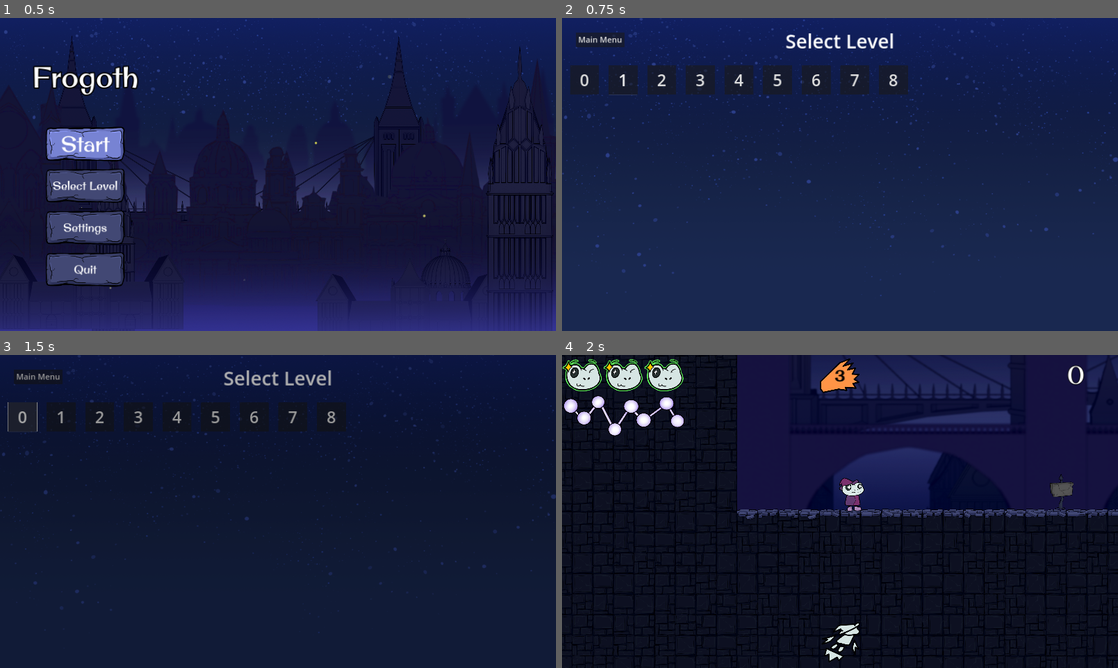
Above: before the commit, frames 1-4 (two rows, left to right).
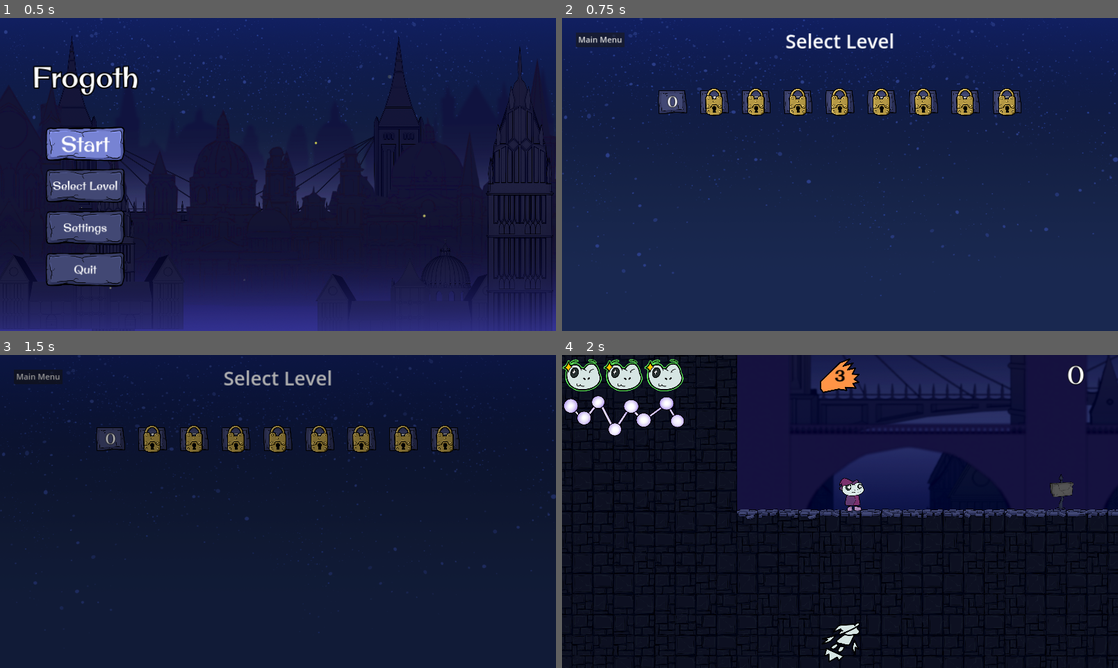
Above: after the commit, the same moments.

Repository: DerBrotDoktor/Frogoth
Game: Godot game, scene res://scenes/main/main.tscn
The game is run twice, just before and just after one commit, with the same random seed, the same clock (stepped at 60 frames per second) and the same inputs.
Inputs:
- Up to frame 1 (0.5 s): no input
- Up to frame 2 (0.75 s): click "Select Level" at 0.5 s
- Up to frame 3 (1.5 s): click "0" at 1.25 s
- Up to frame 4 (2 s): no input

Frame 1 is identical in both runs. In frame 2, 7.5% of the frame differs, in the area x 1-83%, y 15-32%; in frame 3, 3.5%; in frame 4, nothing differs.

Commit message:
Added: level lock

Diff:
--- a/scenes/main/main.gd
+++ b/scenes/main/main.gd
@@ -67,6 +67,7 @@
 	$Canvas.switch_to_child("LevelFinishScreen")
 	get_tree().paused = true
 	set_level_statistics()
+	$Canvas/LevelSelectMenu.unlock_level(current_level_index+1)
 	pass
 
 func next_level():
--- /dev/null
+++ b/scenes/menus/level_select_button.gd
@@ -0,0 +1,18 @@
+extends TextureButton
+
+signal load_level(number)
+@export var level_number :int
+
+func _ready():
+	$Text.text = str(level_number)
+
+func _on_pressed():
+	load_level.emit(level_number)
+
+func lock_button():
+	disabled = true
+	$LevelLock.visible = true
+
+func unlock_button():
+	disabled = false
+	$LevelLock.visible = false
--- /dev/null
+++ b/scenes/menus/level_select_button.tscn
@@ -0,0 +1,49 @@
+[gd_scene load_steps=5 format=3 uid="uid://csqng2jvrecie"]
+
+[ext_resource type="Texture2D" uid="uid://bl6l66n1vbsp" path="res://assets/ui/buttons/level_lock.png" id="1_15b1v"]
+[ext_resource type="Texture2D" uid="uid://blgw2jn54mjr1" path="res://assets/ui/buttons/level_select_button.png" id="1_g0i30"]
+[ext_resource type="Script" path="res://scenes/menus/level_select_button.gd" id="2_586bl"]
+[ext_resource type="FontFile" uid="uid://dkx15fd30kr63" path="res://assets/font/OriginalSurfer-Regular.ttf" id="3_gm6e8"]
+
+[node name="LevelSelectButton" type="TextureButton"]
+custom_minimum_size = Vector2(180, 180)
+offset_right = 180.0
+offset_bottom = 180.0
+texture_normal = ExtResource("1_g0i30")
+script = ExtResource("2_586bl")
+
+[node name="Text" type="Label" parent="."]
+layout_mode = 1
+anchors_preset = 15
+anchor_right = 1.0
+anchor_bottom = 1.0
+grow_horizontal = 2
+grow_vertical = 2
+theme_override_colors/font_outline_color = Color(0, 0, 0, 1)
+theme_override_constants/outline_size = 10
+theme_override_fonts/font = ExtResource("3_gm6e8")
+theme_override_font_sizes/font_size = 90
+text = "0"
+horizontal_alignment = 1
+vertical_alignment = 1
+
+[node name="LevelLock" type="TextureRect" parent="."]
+visible = false
+layout_mode = 1
+anchors_preset = 8
+anchor_left = 0.5
+anchor_top = 0.5
+anchor_right = 0.5
+anchor_bottom = 0.5
+offset_left = -128.0
+offset_top = -128.0
+offset_right = 128.0
+offset_bottom = 128.0
+grow_horizontal = 2
+grow_vertical = 2
+scale = Vector2(0.7, 0.7)
+pivot_offset = Vector2(128, 128)
+mouse_filter = 2
+texture = ExtResource("1_15b1v")
+
+[connection signal="pressed" from="." to="." method="_on_pressed"]
--- a/scenes/menus/level_select_menu.gd
+++ b/scenes/menus/level_select_menu.gd
@@ -1,16 +1,53 @@
 extends Control
 
+@export var level_amount :int
+@export var level_buttons :Array[TextureButton]
 
+var save_path = "user://leveldata.save"
+var level_locked = []
+
+func _ready():
+	load_data()
 
 func load_level(number:int):
-	get_parent().load_level_by_index(number-1)
-
+	get_parent().load_level_by_index(number)
 
 func _on_visibility_changed():
-	if $VerticalContainer/LevelMargin/LevelGrid/Level1Button.is_inside_tree() and visible:
+	if $VerticalContainer/LevelMargin/LevelGrid/LevelButton0.is_inside_tree() and visible:
+		set_button_locks()
 		get_tree().paused = true
-		$VerticalContainer/LevelMargin/LevelGrid/Level1Button.grab_focus()
-
+		$VerticalContainer/LevelMargin/LevelGrid/LevelButton0.grab_focus()
 
 func _on_back_button_pressed():
 	get_parent().switch_to_child("MainMenu")
+
+func unlock_level(number):
+	if number < level_locked.size():
+		level_locked[number] = false
+		save()
+
+func set_button_locks():
+	for i in range(level_amount):
+		if level_locked[i]:
+			level_buttons[i].lock_button()
+		else:
+			level_buttons[i].unlock_button()
+
+func load_data():
+	if FileAccess.file_exists(save_path):
+		var file = FileAccess.open(save_path, FileAccess.READ)
+		level_locked = file.get_var()
+	else:
+		new_data()
+	print("LOAD: ", level_locked)
+
+func save():
+	var file = FileAccess.open(save_path, FileAccess.WRITE)
+	file.store_var(level_locked)
+
+func new_data():
+	level_locked.clear()
+	level_locked.append(false)
+	for i in range (1,level_amount):
+		level_locked.append(true)
+	print("save: ", level_locked)
--- a/scenes/menus/level_select_menu.tscn
+++ b/scenes/menus/level_select_menu.tscn
@@ -1,7 +1,8 @@
-[gd_scene load_steps=7 format=3 uid="uid://byylmvxjebsun"]
+[gd_scene load_steps=8 format=3 uid="uid://byylmvxjebsun"]
 
 [ext_resource type="Script" path="res://scenes/menus/level_select_menu.gd" id="1_8ktxo"]
 [ext_resource type="Texture2D" uid="uid://m30ojk8eyhbr" path="res://assets/parallax/sky.png" id="2_v8a2s"]
+[ext_resource type="PackedScene" uid="uid://csqng2jvrecie" path="res://scenes/menus/level_select_button.tscn" id="3_r7r17"]
 
 [sub_resource type="LabelSettings" id="LabelSettings_3fn0t"]
 font_size = 120
@@ -16,7 +17,7 @@
 [sub_resource type="Shortcut" id="Shortcut_mvqwp"]
 events = [SubResource("InputEventKey_h1mgi"), SubResource("InputEventJoypadButton_h8bnw")]
 
-[node name="LevelSelectMenu" type="Control"]
+[node name="LevelSelectMenu" type="Control" node_paths=PackedStringArray("level_buttons")]
 layout_mode = 3
 anchors_preset = 15
 anchor_right = 1.0
@@ -24,6 +25,8 @@
 grow_horizontal = 2
 grow_vertical = 2
 script = ExtResource("1_8ktxo")
+level_amount = 9
+level_buttons = [NodePath("VerticalContainer/LevelMargin/LevelGrid/LevelButton0"), NodePath("VerticalContainer/LevelMargin/LevelGrid/LevelButton1"), NodePath("VerticalContainer/LevelMargin/LevelGrid/LevelButton2"), NodePath("VerticalContainer/LevelMargin/LevelGrid/LevelButton3"), NodePath("VerticalContainer/LevelMargin/LevelGrid/LevelButton4"), NodePath("VerticalContainer/LevelMargin/LevelGrid/LevelButton5"), NodePath("VerticalContainer/LevelMargin/LevelGrid/LevelButton6"), NodePath("VerticalContainer/LevelMargin/LevelGrid/LevelButton7"), NodePath("VerticalContainer/LevelMargin/LevelGrid/LevelButton8")]
 
 [node name="Background" type="TextureRect" parent="."]
 layout_mode = 1
@@ -57,81 +60,48 @@
 [node name="LevelMargin" type="MarginContainer" parent="VerticalContainer"]
 layout_mode = 2
 theme_override_constants/margin_left = 50
-theme_override_constants/margin_top = 50
+theme_override_constants/margin_top = 150
 theme_override_constants/margin_right = 50
 theme_override_constants/margin_bottom = 50
 
-[node name="LevelGrid" type="GridContainer" parent="VerticalContainer/LevelMargin"]
+[node name="LevelGrid" type="HBoxContainer" parent="VerticalContainer/LevelMargin"]
 layout_mode = 2
-theme_override_constants/h_separation = 60
-theme_override_constants/v_separation = 20
-columns = 9
+alignment = 1
 
-[node name="Level0Button" type="Button" parent="VerticalContainer/LevelMargin/LevelGrid"]
-custom_minimum_size = Vector2(180, 180)
+[node name="LevelButton0" parent="VerticalContainer/LevelMargin/LevelGrid" instance=ExtResource("3_r7r17")]
 layout_mode = 2
-focus_neighbor_top = NodePath("../../../../BackButton")
-focus_neighbor_bottom = NodePath("../Level2Button")
-theme_override_font_sizes/font_size = 100
-text = "0"
 
-[node name="Level1Button" type="Button" parent="VerticalContainer/LevelMargin/LevelGrid"]
-custom_minimum_size = Vector2(180, 180)
+[node name="LevelButton1" parent="VerticalContainer/LevelMargin/LevelGrid" instance=ExtResource("3_r7r17")]
 layout_mode = 2
-focus_neighbor_top = NodePath("../../../../BackButton")
-focus_neighbor_bottom = NodePath("../Level2Button")
-theme_override_font_sizes/font_size = 100
-text = "1"
+level_number = 1
 
-[node name="Level2Button" type="Button" parent="VerticalContainer/LevelMargin/LevelGrid"]
-custom_minimum_size = Vector2(180, 180)
+[node name="LevelButton2" parent="VerticalContainer/LevelMargin/LevelGrid" instance=ExtResource("3_r7r17")]
 layout_mode = 2
-focus_neighbor_top = NodePath("../Level1Button")
-focus_neighbor_bottom = NodePath("../Level3Button")
-theme_override_font_sizes/font_size = 100
-text = "2
-"
+level_number = 2
 
-[node name="Level3Button" type="Button" parent="VerticalContainer/LevelMargin/LevelGrid"]
-custom_minimum_size = Vector2(180, 180)
+[node name="LevelButton3" parent="VerticalContainer/LevelMargin/LevelGrid" instance=ExtResource("3_r7r17")]
 layout_mode = 2
-focus_neighbor_top = NodePath("../Level2Button")
-focus_neighbor_bottom = NodePath("../Level4Button")
-theme_override_font_sizes/font_size = 100
-text = "3
-"
+level_number = 3
 
-[node name="Level4Button" type="Button" parent="VerticalContainer/LevelMargin/LevelGrid"]
-custom_minimum_size = Vector2(180, 180)
+[node name="LevelButton4" parent="VerticalContainer/LevelMargin/LevelGrid" instance=ExtResource("3_r7r17")]
 layout_mode = 2
-focus_neighbor_top = NodePath("../Level3Button")
-theme_override_font_sizes/font_size = 100
-text = "4
-"
+level_number = 4
 
-[node name="Level5Button" type="Button" parent="VerticalContainer/LevelMargin/LevelGrid"]
-custom_minimum_size = Vector2(180, 180)
+[node name="LevelButton5" parent="VerticalContainer/LevelMargin/LevelGrid" instance=ExtResource("3_r7r17")]
 layout_mode = 2
-theme_override_font_sizes/font_size = 100
-text = "5"
+level_number = 5
 
-[node name="Level6Button" type="Button" parent="VerticalContainer/LevelMargin/LevelGrid"]
-custom_minimum_size = Vector2(180, 180)
+[node name="LevelButton6" parent="VerticalContainer/LevelMargin/LevelGrid" instance=ExtResource("3_r7r17")]
 layout_mode = 2
-theme_override_font_sizes/font_size = 100
-text = "6"
+level_number = 6
 
-[node name="Level7Button" type="Button" parent="VerticalContainer/LevelMargin/LevelGrid"]
-custom_minimum_size = Vector2(180, 180)
+[node name="LevelButton7" parent="VerticalContainer/LevelMargin/LevelGrid" instance=ExtResource("3_r7r17")]
 layout_mode = 2
-theme_override_font_sizes/font_size = 100
-text = "7"
+level_number = 7
 
-[node name="Level8Button" type="Button" parent="VerticalContainer/LevelMargin/LevelGrid"]
-custom_minimum_size = Vector2(180, 180)
+[node name="LevelButton8" parent="VerticalContainer/LevelMargin/LevelGrid" instance=ExtResource("3_r7r17")]
 layout_mode = 2
-theme_override_font_sizes/font_size = 100
-text = "8"
+level_number = 8
 
 [node name="BackButton" type="Button" parent="."]
 layout_mode = 0
@@ -139,19 +109,18 @@
 offset_top = 90.0
 offset_right = 388.0
 offset_bottom = 180.0
-focus_neighbor_bottom = NodePath("../VerticalContainer/LevelMargin/LevelGrid/Level1Button")
 theme_override_font_sizes/font_size = 50
 shortcut = SubResource("Shortcut_mvqwp")
 text = "Main Menu"
 
 [connection signal="visibility_changed" from="." to="." method="_on_visibility_changed"]
-[connection signal="pressed" from="VerticalContainer/LevelMargin/LevelGrid/Level0Button" to="." method="load_level" binds= [1]]
-[connection signal="pressed" from="VerticalContainer/LevelMargin/LevelGrid/Level1Button" to="." method="load_level" binds= [2]]
-[connection signal="pressed" from="VerticalContainer/LevelMargin/LevelGrid/Level2Button" to="." method="load_level" binds= [3]]
-[connection signal="pressed" from="VerticalContainer/LevelMargin/LevelGrid/Level3Button" to="." method="load_level" binds= [4]]
-[connection signal="pressed" from="VerticalContainer/LevelMargin/LevelGrid/Level4Button" to="." method="load_level" binds= [5]]
-[connection signal="pressed" from="VerticalContainer/LevelMargin/LevelGrid/Level5Button" to="." method="load_level" binds= [6]]
-[connection signal="pressed" from="VerticalContainer/LevelMargin/LevelGrid/Level6Button" to="." method="load_level" binds= [7]]
-[connection signal="pressed" from="VerticalContainer/LevelMargin/LevelGrid/Level7Button" to="." method="load_level" binds= [8]]
-[connection signal="pressed" from="VerticalContainer/LevelMargin/LevelGrid/Level8Button" to="." method="load_level" binds= [9]]
+[connection signal="load_level" from="VerticalContainer/LevelMargin/LevelGrid/LevelButton0" to="." method="load_level"]
+[connection signal="load_level" from="VerticalContainer/LevelMargin/LevelGrid/LevelButton1" to="." method="load_level"]
+[connection signal="load_level" from="VerticalContainer/LevelMargin/LevelGrid/LevelButton2" to="." method="load_level"]
+[connection signal="load_level" from="VerticalContainer/LevelMargin/LevelGrid/LevelButton3" to="." method="load_level"]
+[connection signal="load_level" from="VerticalContainer/LevelMargin/LevelGrid/LevelButton4" to="." method="load_level"]
+[connection signal="load_level" from="VerticalContainer/LevelMargin/LevelGrid/LevelButton5" to="." method="load_level"]
+[connection signal="load_level" from="VerticalContainer/LevelMargin/LevelGrid/LevelButton6" to="." method="load_level"]
+[connection signal="load_level" from="VerticalContainer/LevelMargin/LevelGrid/LevelButton7" to="." method="load_level"]
+[connection signal="load_level" from="VerticalContainer/LevelMargin/LevelGrid/LevelButton8" to="." method="load_level"]
 [connection signal="pressed" from="BackButton" to="." method="_on_back_button_pressed"]
Binary file added: assets/ui/buttons/level_lock.png
Not shown, added: assets/ui/buttons/level_lock.png.import
Binary file added: assets/ui/buttons/level_select_button.png
Not shown, added: assets/ui/buttons/level_select_button.png.import
